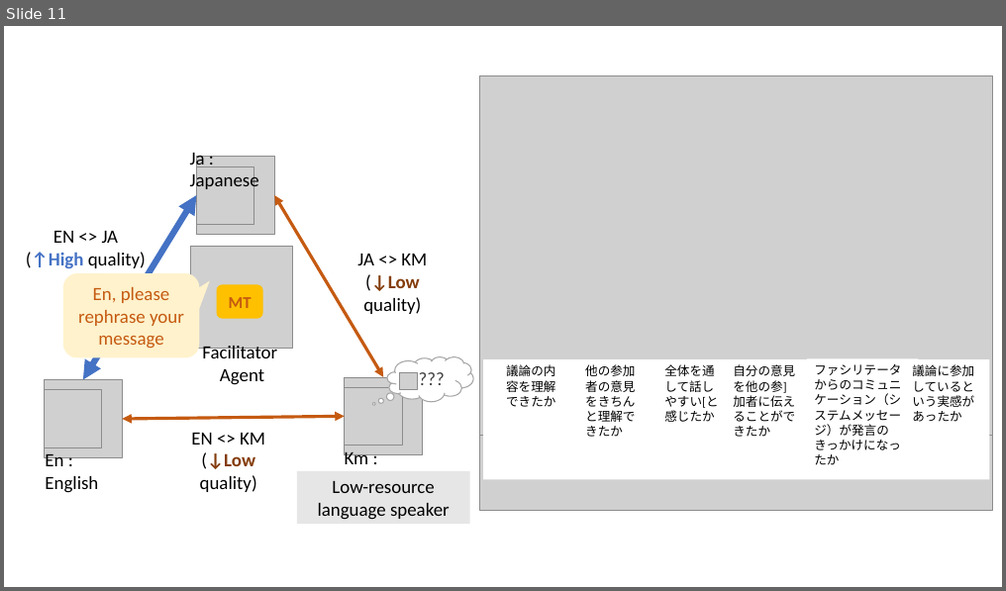
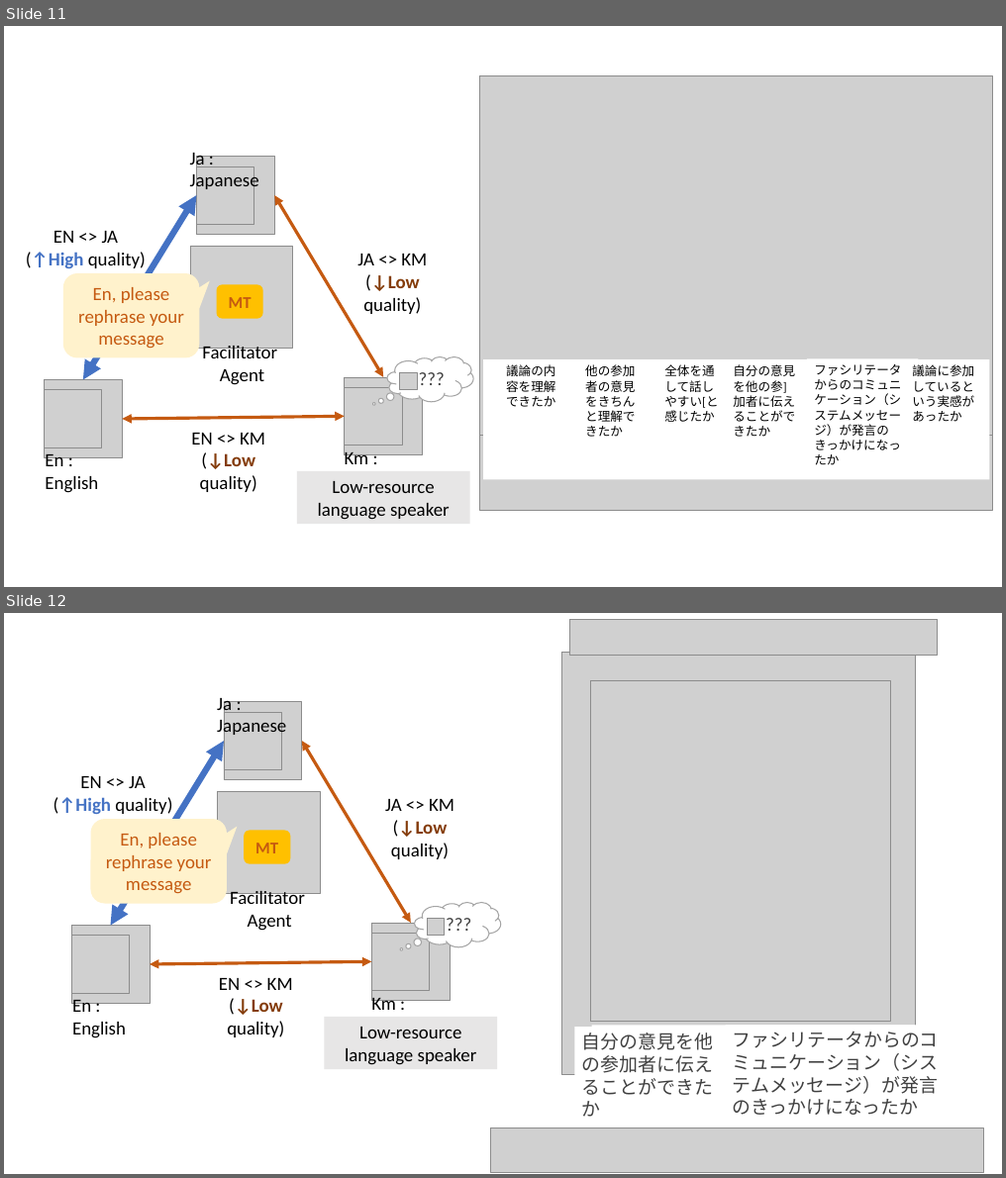
Before and after one commit to si-ritsumei/labweb, a slide deck: docs/img/research/all5.pptx. Shown one above the other, each under a label of ours: slide 11 before the commit, slides 11 and 12 after it. The pictures are 1006x591 and 1006x1178 pixels, drawn with LibreOffice and Linux fonts; fonts in the diff are those of the drawing; grey boxes stand for pictures. Boxes give left, top, right and bottom in pixels: in the first picture for what was removed or moved away, otherwise in the second. Text is boxed around its words. In the diff, an @@ line names an element or a change of style, - is before the commit and + after.

Commit message:
Powerpoint for images

```diff
--- a/docs/img/research/all5.pptx
+++ b/docs/img/research/all5.pptx
@@ slide 12 added at <box>4,613,1002,1174</box>, background #FFFFFF @@
@@ picture added at <box>569,619,938,655</box> @@
@@ group added at <box>561,652,951,1174</box>: 3 rectangles, 2 pictures @@
+自分の意見を他の参加者に伝えることができたか
+ファシリテータからのコミュニケーション（システムメッセージ）が発言のきっかけになったか
@@ group added at <box>54,698,500,1069</box>: 8 pictures, 7 texts, 3 double arrows, 1 rectangle, 1 rounded speech box, 1 thought cloud, 1 rounded rectangle @@
+Km : Khmer
+Ja : Japanese
+En : English
+Facilitator
+Agent
+Low-resource language speaker
+JA <> KM
+(↓Low quality)
+EN <> JA
+(↑High quality)
+EN <> KM
+(↓Low quality)
+En, please rephrase your message
+???
+MT
@@ picture added at <box>491,1128,984,1173</box> @@
```
Also in this commit, not shown: 1 slide changed, 4 other slides added, 1 other file.
